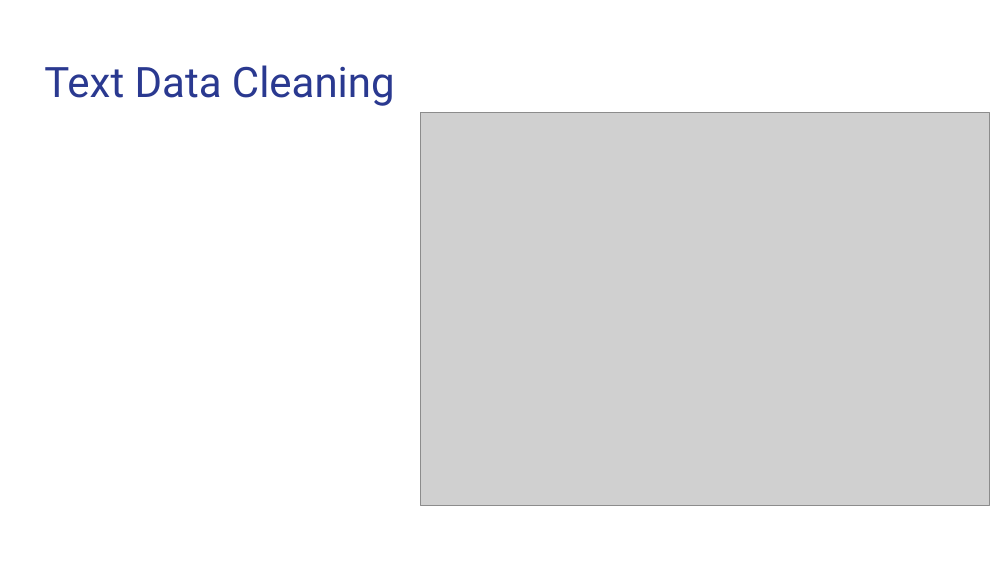
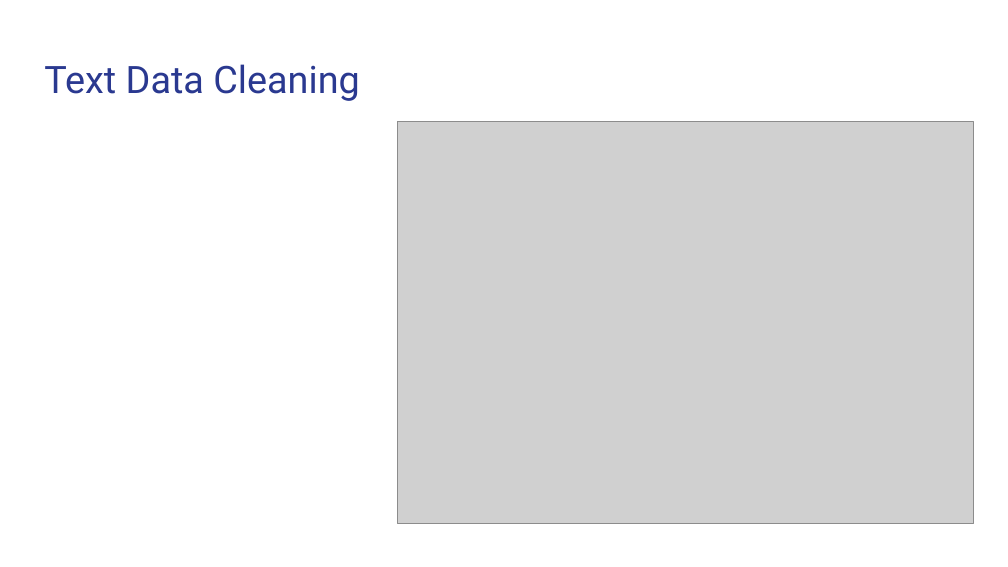
Before and after one commit to aduchini/Final_project, a slide deck: slide 7 of Presentation_WarInUkraine.pptx (slide 4 before the commit). Drawn at 1008x567 pixels with LibreOffice and Linux fonts; fonts in the diff are those of the drawing; grey boxes stand for pictures. Boxes give left, top, right and bottom in pixels: in the first picture for what was removed or moved away, otherwise in the second. Text is boxed around its words. In the diff, an @@ line names an element or a change of style, - is before the commit and + after.

```diff
--- a/Presentation_WarInUkraine.pptx
+++ b/Presentation_WarInUkraine.pptx
@@ title "Text Data Cleaning" at [44, 64, 360, 101]: size 30 to 27 pt @@
@@ picture: place and size @@
-picture at [420, 112, 990, 505]
+picture at [397, 122, 974, 523]
```
Also in this commit, not shown: 6 other slides changed, 18 slides added, 4 slides removed, 3 other files.
